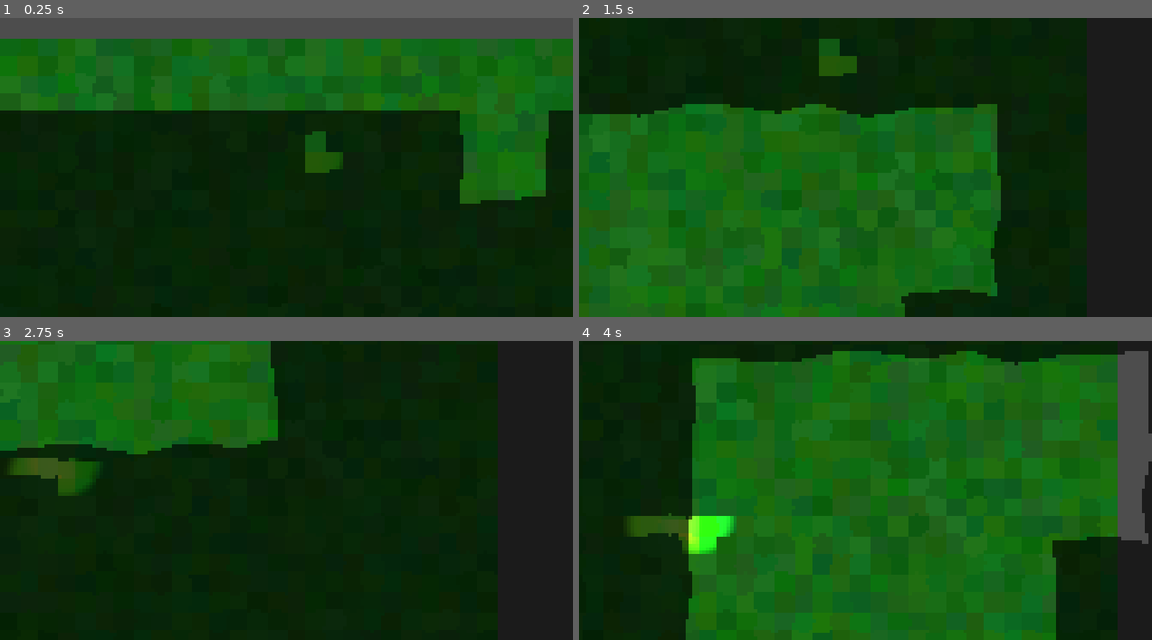
Above: before the commit, frames 1-4 (two rows, left to right).
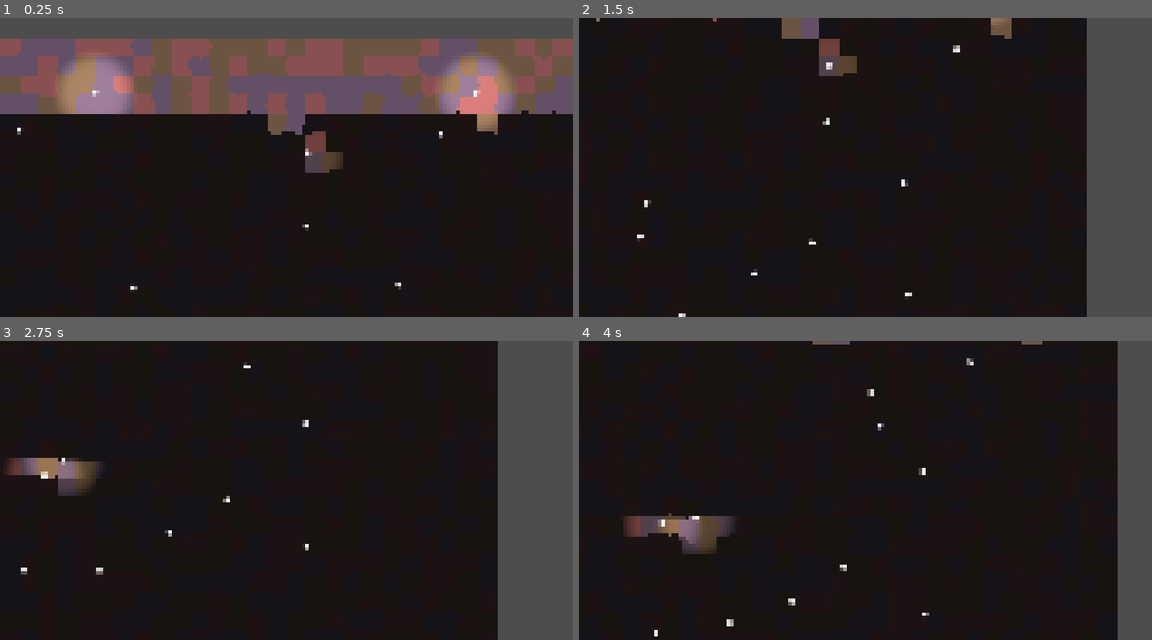
Above: after the commit, the same moments.

Repository: vincent-woelfer/dwarfs-diamonds
Game: Godot game, scene res://scenes/root.tscn
The game is run twice, just before and just after one commit, with the same random seed, the same clock (stepped at 60 frames per second) and the same inputs.
Inputs (mouse positions are in pixels of both pictures, inside the frame that each line leads up to):
- Up to frame 1 (0.25 s): no input
- Up to frame 2 (1.5 s): move the mouse to (991, 152) at 0.52 s; hold Right (ui_right) 0.53-1.28 s; hold S (cam_move_down) 0.53-1.28 s; click (991, 152) at 0.67 s; move the mouse to (750, 182) at 1.27 s; hold Down (ui_down) from 1.28 s (still down); tap A (cam_move_left) at 1.35 s
- Up to frame 3 (2.75 s): move the mouse to (343, 424) at 2.02 s; release Down (ui_down) at 2.03 s; hold Right (ui_right) from 2.03 s (still down); hold D (cam_move_right) from 2.03 s (still down)
- Up to frame 4 (4 s): move the mouse to (836, 550) at 2.77 s; release Right (ui_right) at 2.78 s; release D (cam_move_right) at 2.78 s; hold Up (ui_up) 2.78-3.53 s; tap W (cam_move_up) at 2.85 s; click (836, 550) at 2.92 s; move the mouse to (1037, 535) at 3.52 s; hold Left (ui_left) from 3.53 s (still down); hold S (cam_move_down) from 3.53 s (still down)

The runs differ from the first frame. In frame 1, 35% of the frame differs, in the area x 0-100%, y 6-100%; in frame 2, 64%; in frame 3, 36%; in frame 4, 72%, in the area x 0-100%, y 0-100%.

Commit message:
Change color palette

Diff:
--- a/project.godot
+++ b/project.godot
@@ -36,7 +36,7 @@
 
 window/size/viewport_width=3840
 window/size/viewport_height=2000
-window/size/mode=3
+window/size/mode=2
 window/size/extend_to_title=true
 window/size/sharp_corners=true
 window/stretch/mode="canvas_items"
--- a/scenes/WanderingLight.tscn
+++ b/scenes/WanderingLight.tscn
@@ -7,13 +7,14 @@
 script = ExtResource("1_xoc5w")
 
 [node name="PointLight2D" type="PointLight2D" parent="."]
-color = Color(1, 0.75, 0.3, 1)
+color = Color(0.9999997, 0.91070974, 0.773473, 1)
 energy = 1.5
 shadow_enabled = true
 shadow_filter_smooth = 64.0
 texture = ExtResource("1_12wcx")
-texture_scale = 1.15
+texture_scale = 1.2
 
 [node name="Sprite2D" type="Sprite2D" parent="."]
-scale = Vector2(0.05, 0.05)
+z_index = 1
+scale = Vector2(0.1, 0.1)
 texture = ExtResource("1_12wcx")
--- a/scenes/root.tscn
+++ b/scenes/root.tscn
@@ -19,6 +19,7 @@
 shader_parameter/speed = 0.015
 shader_parameter/angle = 0.7854
 shader_parameter/STENCIL_TEXTURE = SubResource("ViewportTexture_jh1ax")
+shader_parameter/blur_radius = 1000.0
 
 [node name="root" type="Node2D"]
 visibility_layer = 3
--- a/src/Camera.gd
+++ b/src/Camera.gd
@@ -15,7 +15,7 @@
 
 # For panning and level bounds
 # The world size (as in)
-var level_size: Vector2 = Global.CELL_SIZE_VEC * Vector2(Global.LEVEL_WIDTH, Global.LEVEL_HEIGHT)
+var level_size: Vector2 = Global.CELL_SIZE_VEC * Global.LEVEL_SIZE_VEC
 var margin_cells: int = 4
 
 @onready var stencil_viewport: StencilViewport = get_tree().root.get_node("root/StencilViewport")
--- a/src/Cell.gd
+++ b/src/Cell.gd
@@ -33,29 +33,25 @@
 func _init(_grid_pos: Vector2i, _type: CellType, _is_solid: bool) -> void:
 	self.grid_pos = _grid_pos
 	self.type = _type
-
-	# self.is_solid = randf() <= 0.3
 	self.is_solid = _is_solid
 
 
 func _ready() -> void:
 	# Required for chilren to be able to use these layers
-	self.visibility_layer = (1 << 0) | (1 << 1) # Layers 1 and 2
+	self.visibility_layer = Util.LAYER_1 | Util.LAYER_2
 
 	# Background
 	background_poly = Polygon2D.new()
 	background_poly.polygon = _get_cell_polygon(grid_pos.x, grid_pos.y)
 	background_poly.color = Colors.get_cell_color(type, is_solid)
-	background_poly.visibility_layer = (1 << 0) # Layer 1
-	# Change light mask if solid (no light passes through)
-	if is_solid:
-		background_poly.light_mask = 0
+	background_poly.visibility_layer = Util.LAYER_1
 	add_child(background_poly)
 
 	# Stencil
 	stencil_poly = Polygon2D.new()
 	stencil_poly.polygon = _get_cell_polygon(grid_pos.x, grid_pos.y)
-	stencil_poly.visibility_layer = (1 << 1) # Layer 2
+	stencil_poly.color = Color(0.0, 0.0, 0.0, 0.0)
+	stencil_poly.visibility_layer = Util.LAYER_2
 	stencil_poly.material = unshaded_material
 	add_child(stencil_poly)
 
@@ -69,18 +65,24 @@
 	occluder.occluder = occluder_poly
 	add_child(occluder)
 
-	# Collision (for selection)
+	# # Collision (for selection)
 	collision_poly = CollisionPolygon2D.new()
 	collision_poly.polygon = _get_cell_polygon(grid_pos.x, grid_pos.y)
 	collision_area = Area2D.new()
 	collision_area.add_child(collision_poly)
+	collision_area.visible = false
 	add_child(collision_area)
 
 	_process(0.0)
 
 
+# TODO add dirty flag here? -> Benchmark
 func _process(delta: float) -> void:
 	occluder.visible = is_solid
+
+	# Change light mask if solid (no light passes through)
+	background_poly.light_mask = 0 if is_solid else 1
+
 
 	# Update stencil color (for selection)
 	if Engine.is_editor_hint():
@@ -88,15 +90,15 @@
 		stencil_poly.color.g = 0.0
 
 	else:
+		# Update selected stencil
 		stencil_poly.color.r = 1.0 if is_selected else 0.0
-
 		# Update solid stencil
 		stencil_poly.color.g = 1.0 if is_solid else 0.0
 
 
 func _get_cell_colors(color: Color) -> PackedColorArray:
 	var base_color := color
-	var _color_variation := 0.1
+	const _color_variation := 0.1
 
 	var colors: PackedColorArray = []
 	for i in range(8):
--- a/src/Colors.gd
+++ b/src/Colors.gd
@@ -1,3 +1,4 @@
+@tool
 class_name Colors
 
 static func rand_color() -> Color:
@@ -6,32 +7,18 @@
 
 
 static func get_cell_color(type: Cell.CellType, solid: bool) -> Color:
-	return Color.GREEN.lerp(rand_color(), 0.35)
+	match type:
+		Cell.CellType.A:
+			return COLOR_A
+		Cell.CellType.B:
+			return COLOR_B
+		Cell.CellType.C:
+			return COLOR_C
 
-	# if solid:
-	# 	match type:
-	# 		Cell.CellType.A:
-	# 			return COLOR_A_solid
-	# 		Cell.CellType.B:
-	# 			return COLOR_B_solid
-	# 		Cell.CellType.C:
-	# 			return COLOR_C_solid
-	# else:
-	# 	match type:
-	# 		Cell.CellType.A:
-	# 			return COLOR_A_tunnel
-	# 		Cell.CellType.B:
-	# 			return COLOR_B_tunnel
-	# 		Cell.CellType.C:
-	# 			return COLOR_C_tunnel
-
-	# return Color.WHITE
+	assert(false, "Unknown CellType")
+	return Color.WHITE
 
 
-static var COLOR_A_solid: Color = Color.DARK_SLATE_GRAY.darkened(0.5).darkened(0.25)
-static var COLOR_B_solid: Color = Color.SADDLE_BROWN.darkened(0.5).darkened(0.25)
-static var COLOR_C_solid: Color = Color.DARK_RED.darkened(0.5).darkened(0.25)
-
-static var COLOR_A_tunnel: Color = Color.DARK_SLATE_GRAY.darkened(0.5)
-static var COLOR_B_tunnel: Color = Color.SADDLE_BROWN.darkened(0.5)
-static var COLOR_C_tunnel: Color = Color.DARK_RED.darkened(0.5)
+static var COLOR_A: Color = Color8(42, 36, 48)
+static var COLOR_B: Color = Color8(58, 36, 38)
+static var COLOR_C: Color = Color8(46, 38, 31)
--- a/src/Level.gd
+++ b/src/Level.gd
@@ -11,9 +11,10 @@
 
 	# Sunlight from straight above
 	var sun := DirectionalLight2D.new()
-	sun.energy = 1.5
+	sun.color = Color(1.0, 0.93, 0.88)
+	sun.energy = 1.85
 	sun.shadow_enabled = true
-	# add_child(sun)
+	add_child(sun)
 
 	# Darkness
 	var darkness := CanvasModulate.new()
@@ -21,7 +22,7 @@
 	add_child(darkness)
 
 	# Wandering Lights
-	for i in range(10):
+	for i in range(16):
 		var light: WanderingLight = wandering_light_scene.instantiate()
 		var light_pos := Vector2(randi_range(1, Global.LEVEL_WIDTH - 1), randi_range(1, Global.LEVEL_HEIGHT - 1))
 		light_pos *= Global.CELL_SIZE
@@ -53,8 +54,12 @@
 	for x in range(Global.LEVEL_WIDTH):
 		for y in range(Global.LEVEL_HEIGHT):
 			var type: Cell.CellType = Cell.CellType.values().pick_random()
-			# var is_solid: bool = randf() <= 0.3
+
+			# Is Solid
 			var fac := 15.0
 			var is_solid: bool = image.get_pixel(roundi(x * fac), roundi(y * fac)).r > 0.3
+			if y <= 3:
+				is_solid = false
+
 			var c := Cell.new(Vector2i(x, y), type, is_solid)
 			add_child(c)
--- a/src/PostProcessCanvasLayer.gd
+++ b/src/PostProcessCanvasLayer.gd
@@ -1,10 +1,7 @@
 extends CanvasLayer
 class_name PostProcessCanvasLayer
 
-@onready var window: Window = get_tree().root
 @onready var color_rect: ColorRect = $StencilColorRect
-
-var level_size: Vector2 = Global.CELL_SIZE_VEC * Vector2(Global.LEVEL_WIDTH, Global.LEVEL_HEIGHT)
 
 func _ready() -> void:
     color_rect.size = get_viewport().get_visible_rect().size # Windows size
--- a/src/StencilViewport.gd
+++ b/src/StencilViewport.gd
@@ -6,18 +6,15 @@
 
 func _ready() -> void:
 	# Render only layer 2 (the stencil layer)
-	self.canvas_cull_mask = (1 << 1)
+	self.canvas_cull_mask = Util.LAYER_2
 	# Ensure parent renders only layer 1
-	parent_viewport.canvas_cull_mask = (1 << 0)
+	parent_viewport.canvas_cull_mask = Util.LAYER_1
 
 	# Enable Stencil Layer on Main Viewport for testing
 	# parent_viewport.set_canvas_cull_mask_bit(1, true)
 
 	self.world_2d = parent_viewport.world_2d
-
-	# Size
 	self.size = window.size
-
 
 
 func update_size(new_size: Vector2) -> void:
--- a/src/Util.gd
+++ b/src/Util.gd
@@ -1,7 +1,15 @@
 @tool
 class_name Util
 
+########################################################################
+# CONSTANTS
+########################################################################
+const LAYER_1 := 1 << 0
+const LAYER_2 := 1 << 1
 
+########################################################################
+# Dwardfs & Diamonds NEW
+########################################################################
 static func is_map_border(x: float, y: float) -> bool:
 	var min_x := 0.0
 	var min_y := 0.0
--- a/src/autoloads/Global.gd
+++ b/src/autoloads/Global.gd
@@ -9,13 +9,18 @@
 # Size=128 at 3840x2160 (4K) gives 30x16.8 cells
 const LEVEL_WIDTH: int = 30
 const LEVEL_HEIGHT: int = 24
+const LEVEL_SIZE_VEC: Vector2 = Vector2(LEVEL_WIDTH, LEVEL_HEIGHT)
 
 # Aspect setting "keep-width" = width is constant (3840), height changes with aspect ratio
 # Aspect setting "expand" = both width and height change with aspect ratio. Both will never be smaller than the base size (3840x2160),
 # one will always be larger or exact base size.
 
 func _ready() -> void:
+	# Hook into window size changes
 	get_viewport().connect("size_changed", Callable(self, "_on_window_size_changed"))
+
+	# Change Editor root viewport cull mask
+	# get_tree().root.get_viewport().canvas_cull_mask = Util.LAYER_1
 
 	if not Engine.is_editor_hint():
 		pass
@@ -42,7 +47,7 @@
 # React to window size changes
 func _on_window_size_changed() -> void:
 	var size: Vector2i = get_viewport().get_visible_rect().size
-	# print("Updated Window Size to: ", size)
+	print("Updated Window Size to: ", size)
 
 	if not Engine.is_editor_hint():
 		var post_process_canvas_layer: PostProcessCanvasLayer = get_tree().root.get_node("root/PostProcessCanvasLayer")
